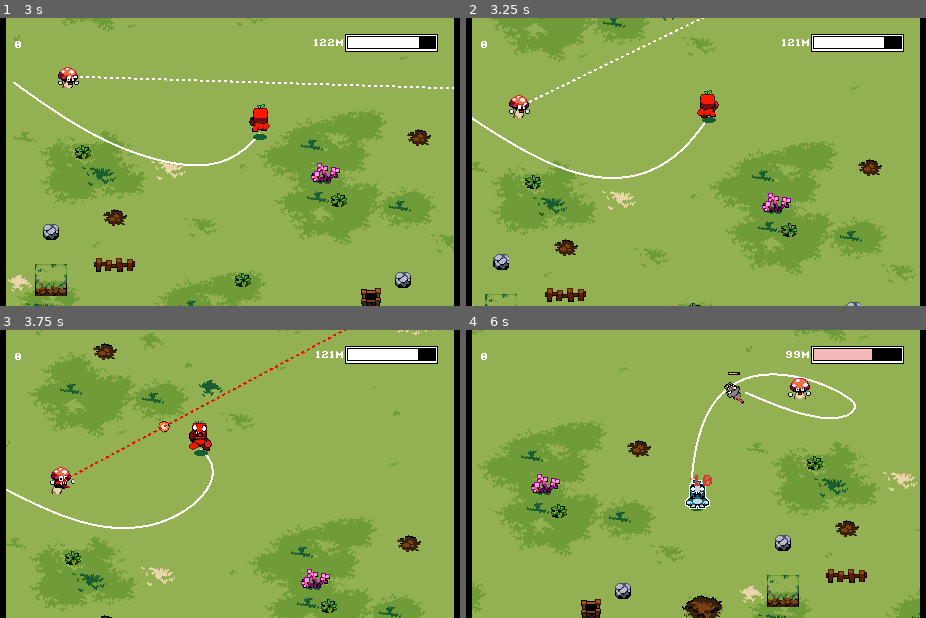
Above: before the commit, frames 1-4 (two rows, left to right).
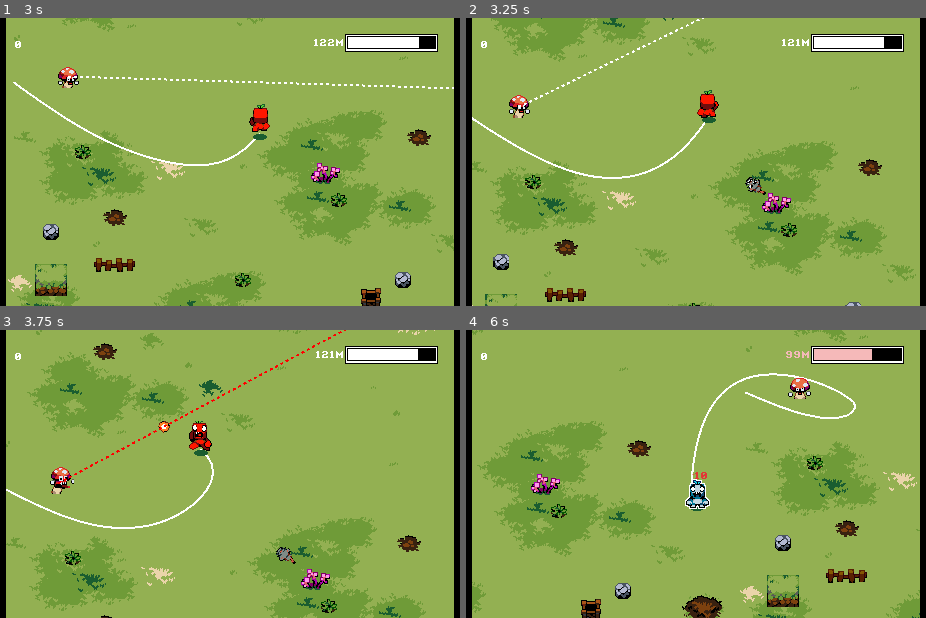
Above: after the commit, the same moments.

Repository: elementary-luke/GMTK2025
Game: Godot game, scene res://scenes/main.tscn
Two runs of this game, one before a commit and one after it. Both use one fixed random seed, a clock stepped at 60 frames per second and the inputs below. This scene is started directly instead of the project's main scene.
Inputs:
- Up to frame 1 (3 s): hold Right (right) 0.53-1.28 s; tap Space (main_action) every 0.75 s from 0.6 to 2.85 s; hold Down (down) 1.28-2.03 s; hold Right (right) 2.03-2.78 s; hold Up (up) from 2.78 s (still down)
- Up to frame 2 (3.25 s): keep holding Up (up)
- Up to frame 3 (3.75 s): release Up (up) at 3.53 s; hold Left (left) from 3.53 s (still down); tap Space (main_action) at 3.6 s
- Up to frame 4 (6 s): tap Space (main_action) at 4.35, 5.1, 5.85 s; release Left (left) at 5.03 s; hold Down (down) 5.03-5.78 s; hold Right (right) from 5.78 s (still down)

Frame 1 is identical in both runs. In frame 2, 0.1% of the frame differs, in the area x 60-66%, y 55-62%; in frame 3, 0.1%; in frame 4, 0.4%, in the area x 48-75%, y 7-55%.

Commit message:
score insanity++

Diff:
--- a/rope.gd
+++ b/rope.gd
@@ -55,15 +55,19 @@
 		if len(bodies) > 0:
 			Global.Root.ammo_green()
 
+		var score_increase = 0
 		for b in bodies:
 			var body = b["collider"]
 			if body:
-				Global.score += body.rope_value * len(bodies) * 100.0
+				score_increase += body.rope_value * 100
 				body.die()
 
 		$Line.clear_points()
 
 		Global.Player.add_rope(j - i)
+
+		if score_increase > 0:
+			Global.Root.score_gain_label(int(score_increase), len(bodies))
 
 
 func draw_rope():
--- a/scenes/gain_label.tscn
+++ b/scenes/gain_label.tscn
@@ -1,6 +1,32 @@
 [gd_scene load_steps=5 format=3 uid="uid://dqgnctxblr6k4"]
 
 [ext_resource type="FontFile" uid="uid://cyrm1nyigmmk0" path="res://fonts/FONT.ttf" id="1_8tjp0"]
+
+[sub_resource type="Animation" id="Animation_8tjp0"]
+resource_name = "Fade"
+length = 0.75
+tracks/0/type = "bezier"
+tracks/0/imported = false
+tracks/0/enabled = true
+tracks/0/path = NodePath("Holder:position:y")
+tracks/0/interp = 1
+tracks/0/loop_wrap = true
+tracks/0/keys = {
+"handle_modes": PackedInt32Array(0, 0),
+"points": PackedFloat32Array(0, -0.25, 0, 0.25, 0, -10, -0.25, 0, 0.25, 0),
+"times": PackedFloat32Array(0.5, 0.75)
+}
+tracks/1/type = "bezier"
+tracks/1/imported = false
+tracks/1/enabled = true
+tracks/1/path = NodePath("Holder:modulate:a")
+tracks/1/interp = 1
+tracks/1/loop_wrap = true
+tracks/1/keys = {
+"handle_modes": PackedInt32Array(0, 0, 0),
+"points": PackedFloat32Array(1, -0.25, 0, 0.25, 0, 1, -0.25, 0, 0.25, 0, 0, -0.25, 0, 0.25, 0),
+"times": PackedFloat32Array(0, 0.5, 0.75)
+}
 
 [sub_resource type="Animation" id="Animation_k0ctd"]
 length = 0.001
@@ -38,32 +64,6 @@
 "times": PackedFloat32Array(0)
 }
 
-[sub_resource type="Animation" id="Animation_8tjp0"]
-resource_name = "Fade"
-length = 0.75
-tracks/0/type = "bezier"
-tracks/0/imported = false
-tracks/0/enabled = true
-tracks/0/path = NodePath("Holder:position:y")
-tracks/0/interp = 1
-tracks/0/loop_wrap = true
-tracks/0/keys = {
-"handle_modes": PackedInt32Array(0, 0),
-"points": PackedFloat32Array(0, -0.25, 0, 0.25, 0, -10, -0.25, 0, 0.25, 0),
-"times": PackedFloat32Array(0.5, 0.75)
-}
-tracks/1/type = "bezier"
-tracks/1/imported = false
-tracks/1/enabled = true
-tracks/1/path = NodePath("Holder:modulate:a")
-tracks/1/interp = 1
-tracks/1/loop_wrap = true
-tracks/1/keys = {
-"handle_modes": PackedInt32Array(0, 0, 0),
-"points": PackedFloat32Array(1, -0.25, 0, 0.25, 0, 1, -0.25, 0, 0.25, 0, 0, -0.25, 0, 0.25, 0),
-"times": PackedFloat32Array(0, 0.5, 0.75)
-}
-
 [sub_resource type="AnimationLibrary" id="AnimationLibrary_k0ctd"]
 _data = {
 &"Fade": SubResource("Animation_8tjp0"),
--- a/scenes/main.tscn
+++ b/scenes/main.tscn
@@ -19,6 +19,7 @@
 [ext_resource type="AudioStream" uid="uid://dsjyasruj72uu" path="res://sounds/sfx/ice effects/Ice Attack 08.wav" id="16_0ld40"]
 [ext_resource type="AudioStream" uid="uid://dq717q6ttgf2i" path="res://sounds/sfx/grass_walking.wav" id="16_jbj1t"]
 [ext_resource type="PackedScene" uid="uid://dodsjfh46pl6o" path="res://scenes/enemies/blaster.tscn" id="20_gqmmt"]
+[ext_resource type="PackedScene" uid="uid://cptu87em8m5eb" path="res://scenes/score_gain_label.tscn" id="20_yc10j"]
 
 [sub_resource type="AtlasTexture" id="AtlasTexture_mlv25"]
 atlas = ExtResource("7_gqmmt")
@@ -604,7 +605,9 @@
 
 [node name="Sprite2D" type="Sprite2D" parent="UI"]
 
-[node name="AmmoLabel" type="RichTextLabel" parent="UI"]
+[node name="AmmoHolder" type="Node2D" parent="UI"]
+
+[node name="AmmoLabel" type="RichTextLabel" parent="UI/AmmoHolder"]
 offset_left = 50.0
 offset_top = -125.0
 offset_right = 115.0
@@ -615,7 +618,9 @@
 horizontal_alignment = 2
 vertical_alignment = 1
 
-[node name="ScoreLabel" type="RichTextLabel" parent="UI"]
+[node name="ScoreHolder" type="Node2D" parent="UI"]
+
+[node name="ScoreLabel" type="RichTextLabel" parent="UI/ScoreHolder"]
 offset_left = -215.0
 offset_top = -123.0
 offset_right = -150.0
@@ -632,6 +637,9 @@
 position = Vector2(0, -6)
 polygon = PackedVector2Array(0, 0, 0, 11, 87, 11, 87, 0)
 
+[node name="ScoreGainLabel" parent="UI" instance=ExtResource("20_yc10j")]
+position = Vector2(-215, -106)
+
 [node name="Player" type="CharacterBody2D" parent="." groups=["player"]]
 z_index = 4
 position = Vector2(1, 0)
@@ -678,11 +686,14 @@
 end_cap_mode = 2
 
 [node name="ScissorTimer" type="Timer" parent="."]
-wait_time = 5.0
+wait_time = 3.0
 autostart = true
 
 [node name="Blaster" parent="." instance=ExtResource("20_gqmmt")]
 position = Vector2(73, 7)
+
+[node name="ScoreGainLabel" parent="." instance=ExtResource("20_yc10j")]
+position = Vector2(42, 50)
 
 [connection signal="animation_finished" from="Player/AnimatedSprite2D" to="." method="_on_animated_sprite_2d_animation_finished"]
 [connection signal="timeout" from="Player/ShakeTimer" to="Player" method="_on_shake_timer_timeout"]
--- /dev/null
+++ b/scenes/score_gain_label.tscn
@@ -0,0 +1,164 @@
+[gd_scene load_steps=6 format=3 uid="uid://cptu87em8m5eb"]
+
+[ext_resource type="Script" uid="uid://m7ijpmm81tmf" path="res://scripts/score_gain_label.gd" id="1_f8mu7"]
+[ext_resource type="FontFile" uid="uid://cyrm1nyigmmk0" path="res://fonts/FONT.ttf" id="1_y8od2"]
+
+[sub_resource type="Animation" id="Animation_8tjp0"]
+resource_name = "Fade"
+step = 0.05
+tracks/0/type = "bezier"
+tracks/0/imported = false
+tracks/0/enabled = true
+tracks/0/path = NodePath("AmountHolder:modulate:a")
+tracks/0/interp = 1
+tracks/0/loop_wrap = true
+tracks/0/keys = {
+"handle_modes": PackedInt32Array(0, 0, 0, 0),
+"points": PackedFloat32Array(0, -0.25, 0, 0.05, 0.0457969, 1, -0.05, -0.0441898, 0.25, 0, 1, -0.25, 0, 0.120233, -0.0749395, 0, -0.129767, 0.116331, 0.25, 0),
+"times": PackedFloat32Array(0, 0.1, 0.800358, 0.987741)
+}
+tracks/1/type = "bezier"
+tracks/1/imported = false
+tracks/1/enabled = true
+tracks/1/path = NodePath("AmountHolder:position:y")
+tracks/1/interp = 1
+tracks/1/loop_wrap = true
+tracks/1/keys = {
+"handle_modes": PackedInt32Array(0, 0),
+"points": PackedFloat32Array(0, -0.25, 0, 0.0496043, 23, -30, -0.0380166, 39.0247, 0.25, 0),
+"times": PackedFloat32Array(0.750358, 0.987741)
+}
+tracks/2/type = "bezier"
+tracks/2/imported = false
+tracks/2/enabled = true
+tracks/2/path = NodePath("MultiplierHolder:modulate:a")
+tracks/2/interp = 1
+tracks/2/loop_wrap = true
+tracks/2/keys = {
+"handle_modes": PackedInt32Array(0, 0, 0, 0),
+"points": PackedFloat32Array(0, -0.25, 0, 0.05, 0.0457969, 1, -0.05, -0.0441898, 0.25, 0, 1, -0.25, 0, 0.25, 0, 0, -0.25, 0, 0.25, 0),
+"times": PackedFloat32Array(0, 0.1, 0.243944, 0.544837)
+}
+tracks/3/type = "bezier"
+tracks/3/imported = false
+tracks/3/enabled = true
+tracks/3/path = NodePath("MultiplierHolder:position:x")
+tracks/3/interp = 1
+tracks/3/loop_wrap = true
+tracks/3/keys = {
+"handle_modes": PackedInt32Array(0, 0),
+"points": PackedFloat32Array(0, -0.25, 0, 0.0383034, 22.0101, -20, -0.0836124, 9.16993, 0.25, 0),
+"times": PackedFloat32Array(0.285243, 0.546206)
+}
+tracks/4/type = "method"
+tracks/4/imported = false
+tracks/4/enabled = true
+tracks/4/path = NodePath(".")
+tracks/4/interp = 1
+tracks/4/loop_wrap = true
+tracks/4/keys = {
+"times": PackedFloat32Array(0.491751),
+"transitions": PackedFloat32Array(1),
+"values": [{
+"args": [],
+"method": &"combine"
+}]
+}
+
+[sub_resource type="Animation" id="Animation_k0ctd"]
+length = 0.001
+tracks/0/type = "bezier"
+tracks/0/imported = false
+tracks/0/enabled = true
+tracks/0/path = NodePath(".:modulate:a")
+tracks/0/interp = 1
+tracks/0/loop_wrap = true
+tracks/0/keys = {
+"handle_modes": PackedInt32Array(0),
+"points": PackedFloat32Array(1, -0.25, 0, 0.25, 0),
+"times": PackedFloat32Array(0)
+}
+tracks/1/type = "bezier"
+tracks/1/imported = false
+tracks/1/enabled = true
+tracks/1/path = NodePath("AmountHolder:modulate:a")
+tracks/1/interp = 1
+tracks/1/loop_wrap = true
+tracks/1/keys = {
+"handle_modes": PackedInt32Array(0),
+"points": PackedFloat32Array(0, -0.25, 0, 0.25, 0),
+"times": PackedFloat32Array(1)
+}
+tracks/2/type = "bezier"
+tracks/2/imported = false
+tracks/2/enabled = true
+tracks/2/path = NodePath("AmountHolder:position:x")
+tracks/2/interp = 1
+tracks/2/loop_wrap = true
+tracks/2/keys = {
+"handle_modes": PackedInt32Array(0),
+"points": PackedFloat32Array(0, -0.25, 0, 0.25, 0),
+"times": PackedFloat32Array(0)
+}
+tracks/3/type = "bezier"
+tracks/3/imported = false
+tracks/3/enabled = true
+tracks/3/path = NodePath("MultiplierHolder:modulate:a")
+tracks/3/interp = 1
+tracks/3/loop_wrap = true
+tracks/3/keys = {
+"handle_modes": PackedInt32Array(0),
+"points": PackedFloat32Array(0, -0.25, 0, 0.25, 0),
+"times": PackedFloat32Array(1)
+}
+tracks/4/type = "bezier"
+tracks/4/imported = false
+tracks/4/enabled = true
+tracks/4/path = NodePath("MultiplierHolder:position:x")
+tracks/4/interp = 1
+tracks/4/loop_wrap = true
+tracks/4/keys = {
+"handle_modes": PackedInt32Array(0),
+"points": PackedFloat32Array(0, -0.25, 0, 0.25, 0),
+"times": PackedFloat32Array(0)
+}
+
+[sub_resource type="AnimationLibrary" id="AnimationLibrary_k0ctd"]
+_data = {
+&"Fade": SubResource("Animation_8tjp0"),
+&"RESET": SubResource("Animation_k0ctd")
+}
+
+[node name="ScoreGainLabel" type="Node2D"]
+z_index = 6
+script = ExtResource("1_f8mu7")
+
+[node name="AmountHolder" type="Node2D" parent="."]
+modulate = Color(1, 1, 1, 0)
+
+[node name="Amount" type="RichTextLabel" parent="AmountHolder"]
+offset_top = -11.0
+offset_right = 185.0
+offset_bottom = 12.0
+theme_override_fonts/normal_font = ExtResource("1_y8od2")
+theme_override_font_sizes/normal_font_size = 8
+text = "100"
+vertical_alignment = 1
+
+[node name="MultiplierHolder" type="Node2D" parent="."]
+modulate = Color(1, 1, 1, 0)
+
+[node name="Multiplier" type="RichTextLabel" parent="MultiplierHolder"]
+offset_left = 25.0
+offset_top = -11.0
+offset_right = 210.0
+offset_bottom = 12.0
+theme_override_fonts/normal_font = ExtResource("1_y8od2")
+theme_override_font_sizes/normal_font_size = 8
+text = "X2"
+vertical_alignment = 1
+
+[node name="AnimationPlayer" type="AnimationPlayer" parent="."]
+libraries = {
+&"": SubResource("AnimationLibrary_k0ctd")
+}
--- a/scripts/blaster.gd
+++ b/scripts/blaster.gd
@@ -148,9 +148,9 @@
 	return player_pos + player_vel * t
 
 func die():
-	if Global.Player.rope_left > 0:
+	if !Global.Root.game_ended:
 		Global.Player.add_rope(rope_value)
-
+		Global.Root.gain_label(rope_value, global_position)
 	queue_free()
 
 
--- a/scripts/carrot_blaster.gd
+++ b/scripts/carrot_blaster.gd
@@ -49,8 +49,9 @@
 
 func die():
 	dead = true
-	if Global.Player.rope_left > 0:
+	if !Global.Root.game_ended:
 		Global.Player.add_rope(rope_value)
+		Global.Root.gain_label(rope_value, global_position)
 
 	$AnimatedSprite2D.play("death")
 	await get_tree().create_timer(0.6).timeout
--- a/scripts/main.gd
+++ b/scripts/main.gd
@@ -32,24 +32,26 @@
 	var percentage_left = $Player.rope_left / $Player.max_rope
 	var bar = $UI/AmmoPivot
 	bar.scale.x = lerp(bar.scale.x, percentage_left, 0.1)
-	var label = $UI/AmmoLabel
+	var label = $UI/AmmoHolder/AmmoLabel
 	#var amount_meters = ceil(lerp(0, 100, percentage_left))
 	rope_shown = lerp(rope_shown, $Player.rope_left , 0.1)
 	#print(percentage_left, rope_shown, amount_meters)
 	label.text = str(int(round(rope_shown))) + "m"
 
 	score_shown = lerp(score_shown, Global.score, 0.1)
-	$UI/ScoreLabel.text = str(int(round(score_shown)))
-	$UI/AmmoPivot/AmmoPoly.modulate.r = lerp($UI/AmmoPivot/AmmoPoly.modulate.r, 1.0, 0.1)
-	$UI/AmmoPivot/AmmoPoly.modulate.g = lerp($UI/AmmoPivot/AmmoPoly.modulate.g, 1.0, 0.1)
-	$UI/AmmoPivot/AmmoPoly.modulate.b = lerp($UI/AmmoPivot/AmmoPoly.modulate.b, 1.0, 0.1)
+	$UI/ScoreHolder/ScoreLabel.text = str(int(round(score_shown)))
+	$UI/AmmoHolder.modulate = lerp($UI/AmmoHolder.modulate, Color(1.0, 1.0, 1.0), 0.1)
+	$UI/AmmoPivot/AmmoPoly.modulate = lerp($UI/AmmoPivot/AmmoPoly.modulate, Color(1.0, 1.0, 1.0), 0.1)
+	$UI/ScoreHolder.modulate = lerp($UI/ScoreHolder.modulate, Color(1.0, 1.0, 1.0), 0.1)
 
 
 func ammo_red():
 	$UI/AmmoPivot/AmmoPoly.modulate = Global.RED
+	$UI/AmmoHolder.modulate = Global.RED
 
 func ammo_green():
 	$UI/AmmoPivot/AmmoPoly.modulate = Global.GREEN
+	$UI/AmmoHolder.modulate = Global.GREEN
 
 func end_game():
 	game_ended = true
@@ -70,12 +72,11 @@
 
 func hit_label(dmg):
 	var size = 1.0
-	size = lerp(1.0, 1.5, dmg / 10.0)
 	var inst = hit_label_scn.instantiate()
-	inst.global_position = $Player.global_position - Vector2(0.0, lerp(15, 25, dmg / 10.0))
+	inst.global_position = $Player.global_position - Vector2(0.0, 30)
 	inst.modulate = Global.RED
 	inst.scale = Vector2(size, size)
-	inst.get_node("Label").text = "-%s" % dmg
+	inst.get_node("Label").text = "-%s" % int(dmg)
 	add_child(inst)
 
 func gain_label(amount, pos):
@@ -85,5 +86,28 @@
 	inst.global_position = pos - Vector2(0.0, lerp(15, 25, amount / 10.0))
 	inst.modulate = Global.GREEN
 	#inst.scale = Vector2(size, size)
-	inst.get_node("Holder/Label").text = "+%s" % amount
+	inst.get_node("Holder/Label").text = "+%s" % int(amount)
 	add_child(inst)
+
+func score_gain_label(amount, multiplier):
+	#var size = 1.0
+	#size = lerp(1.0, 1.5, amount / 10.0)
+	var inst = $UI/ScoreGainLabel
+	#inst.global_position = Vector2(42.0, 50.0)
+	inst.modulate = Global.GREEN
+	#inst.scale = Vector2(size, size)
+	#if multiplier > 1:
+		#inst.get_node("Holder/Label").text = "%s X%s" % [amount, multiplier]
+	#else:
+		#inst.get_node("Holder/Label").text = "%s" % [amount]
+
+	inst.amount = amount
+	inst.multiplier = multiplier
+	inst.set_labels()
+
+	inst.get_node("AnimationPlayer").play("Fade")
+
+	#$UI.add_child(inst)
+	await get_tree().create_timer(0.95).timeout
+	Global.score += amount * multiplier
+	$UI/ScoreHolder.modulate = Global.GREEN
--- a/scripts/peashooter.gd
+++ b/scripts/peashooter.gd
@@ -34,8 +34,9 @@
 
 func die():
 	dead = true
-	if Global.Player.rope_left > 0:
+	if !Global.Root.game_ended:
 		Global.Player.add_rope(rope_value)
+		Global.Root.gain_label(rope_value, global_position)
 
 	$AnimatedSprite2D.play("death")
 	await get_tree().create_timer(0.6).timeout
--- a/scripts/peashooterspin.gd
+++ b/scripts/peashooterspin.gd
@@ -24,8 +24,9 @@
 		queue_free()
 
 func die():
-	if Global.Player.rope_left > 0:
+	if !Global.Root.game_ended:
 		Global.Player.add_rope(rope_value)
+		Global.Root.gain_label(rope_value, global_position)
 	queue_free()
 
 
--- a/scripts/player.gd
+++ b/scripts/player.gd
@@ -141,7 +141,6 @@
 		can_be_stunned = true
 
 
-
 func _on_shake_timer_timeout() -> void:
 	var random_vector = Vector2(randf_range(0,2), randf_range(0,2))
 	position += random_vector
--- a/scripts/scissor.gd
+++ b/scripts/scissor.gd
@@ -101,8 +101,10 @@
 func die():
 	reset()
 	dead = true
-	if Global.Player.rope_left > 0:
+	if !Global.Root.game_ended:
 		Global.Player.add_rope(rope_value)
+		Global.Root.gain_label(rope_value, global_position)
+
 	rotation = 0
 	$Sprite2D.play("death")
 	await get_tree().create_timer(0.6).timeout
--- /dev/null
+++ b/scripts/score_gain_label.gd
@@ -0,0 +1,15 @@
+extends Node2D
+
+var amount = 2
+var multiplier = 3
+
+func set_labels() -> void:
+	$AmountHolder/Amount.text = str(amount)
+	if multiplier > 1:
+		$MultiplierHolder/Multiplier.text = "X" + str(multiplier)
+	else:
+		$MultiplierHolder/Multiplier.text = ""
+	$MultiplierHolder/Multiplier.position = $AmountHolder/Amount.position + Vector2($AmountHolder/Amount.get_content_width() + 2.0, 0.0)
+
+func combine():
+	$AmountHolder/Amount.text = str(amount * multiplier)
Not shown: 1 places in scenes/main.tscn that only renumber resources
Not shown, added: scripts/score_gain_label.gd.uid
Not shown, added: scenes/main.tscn8580063107.tmp
Not shown, added: scenes/main.tscn8590988723.tmp
Not shown, added: scenes/score_gain_label.tscn7079879629.tmp
